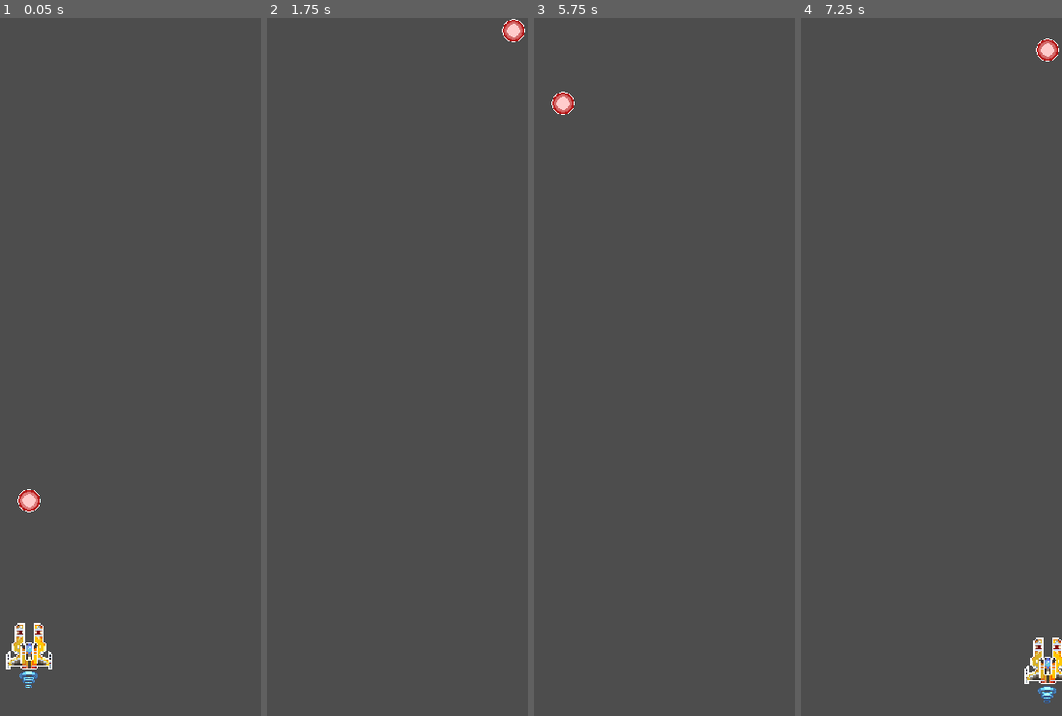
Above: before the commit, frames 1-4 (left to right).
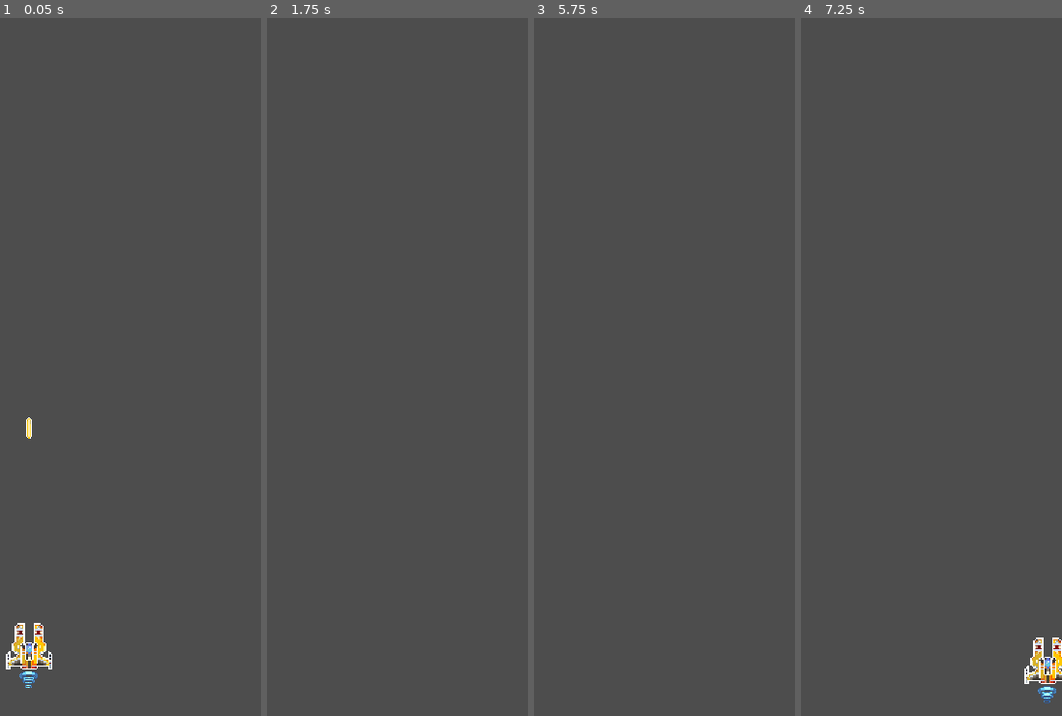
Above: after the commit, the same moments.

Repository: justCallMeJeg/ChaosWingNemesis
Game: Godot game, scene res://src/main.tscn
The game is run twice, just before and just after one commit, with the same random seed, the same clock (stepped at 60 frames per second) and the same inputs.
Inputs:
- Up to frame 1 (0.05 s): no input
- Up to frame 2 (1.75 s): tap Enter at 0.5 s; hold Right (ui_right) 0.53-1.28 s; hold Down (ui_down) from 1.28 s (still down)
- Up to frame 3 (5.75 s): release Down (ui_down) at 2.03 s; hold Right (ui_right) 2.03-2.78 s; tap Space at 2.75 s; hold Up (ui_up) 2.78-3.53 s; tap Enter at 3.5 s; hold Left (ui_left) 3.53-5.03 s; hold Down (ui_down) from 5.03 s (still down)
- Up to frame 4 (7.25 s): release Down (ui_down) at 5.78 s; hold Right (ui_right) 5.78-6.53 s; hold Up (ui_up) from 6.53 s (still down)

The runs differ from the first frame. In frame 1, 0.3% of the frame differs, in the area x 6-16%, y 57-71%; in frame 2, 0.2%; in frame 3, 0.2%; in frame 4, 0.2%.

Commit message:
Laser Bullet
wrong name lol

Diff:
--- /dev/null
+++ b/src/Scenes/BulletTypes/LaserBullet.tscn
@@ -0,0 +1,47 @@
+[gd_scene load_steps=8 format=3 uid="uid://b17e10tafe5ee"]
+
+[ext_resource type="PackedScene" uid="uid://cssinv8uuvpp4" path="res://src/Scenes/BulletTypes/BaseBullet.tscn" id="1_lth7e"]
+[ext_resource type="Texture2D" uid="uid://cvwxre4d64pby" path="res://src/Assets/Player/Projectiles/LASER_BULLET.png" id="2_8ohwv"]
+
+[sub_resource type="AtlasTexture" id="AtlasTexture_j6o7v"]
+atlas = ExtResource("2_8ohwv")
+region = Rect2(0, 0, 32, 32)
+
+[sub_resource type="AtlasTexture" id="AtlasTexture_4b1w7"]
+atlas = ExtResource("2_8ohwv")
+region = Rect2(32, 0, 32, 32)
+
+[sub_resource type="AtlasTexture" id="AtlasTexture_xkmvn"]
+atlas = ExtResource("2_8ohwv")
+region = Rect2(64, 0, 32, 32)
+
+[sub_resource type="SpriteFrames" id="SpriteFrames_sovoj"]
+animations = [{
+"frames": [{
+"duration": 1.0,
+"texture": SubResource("AtlasTexture_j6o7v")
+}, {
+"duration": 1.0,
+"texture": SubResource("AtlasTexture_4b1w7")
+}, {
+"duration": 1.0,
+"texture": SubResource("AtlasTexture_xkmvn")
+}],
+"loop": true,
+"name": &"default",
+"speed": 5.0
+}]
+
+[sub_resource type="CapsuleShape2D" id="CapsuleShape2D_if217"]
+radius = 1.0
+height = 6.0
+
+[node name="BaseBullet" instance=ExtResource("1_lth7e")]
+BulletSpeed = 1500.0
+
+[node name="BulletBody" parent="." index="0"]
+sprite_frames = SubResource("SpriteFrames_sovoj")
+autoplay = "default"
+
+[node name="CollisionShape2D" parent="Area2D" index="0"]
+shape = SubResource("CapsuleShape2D_if217")
--- a/src/Scenes/ShipTypes/BaseShip.tscn
+++ b/src/Scenes/ShipTypes/BaseShip.tscn
@@ -361,7 +361,7 @@
 
 [node name="ShootingComponent" type="Node" parent="." node_paths=PackedStringArray("ACTOR")]
 script = ExtResource("6_2agsu")
-BULLET_SCENE = "Bullet"
+BULLET_SCENE = "LaserBullet"
 ACTOR = NodePath("..")
 
 [node name="HitboxComponent" type="Area2D" parent="."]
